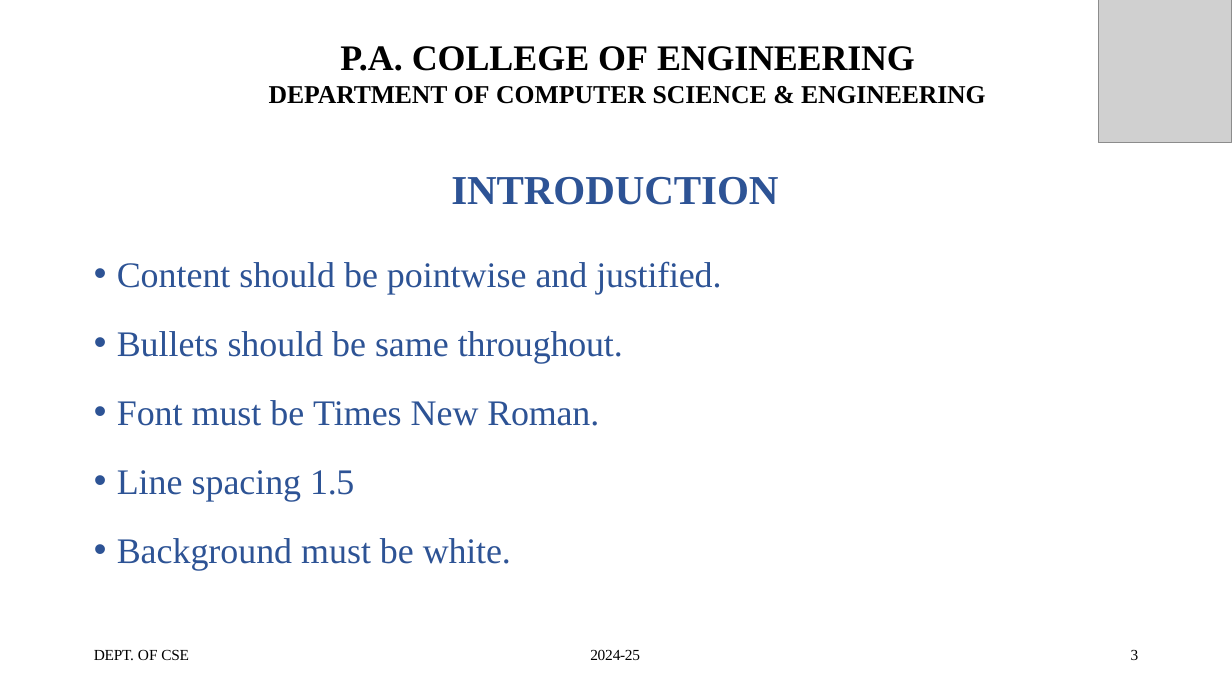
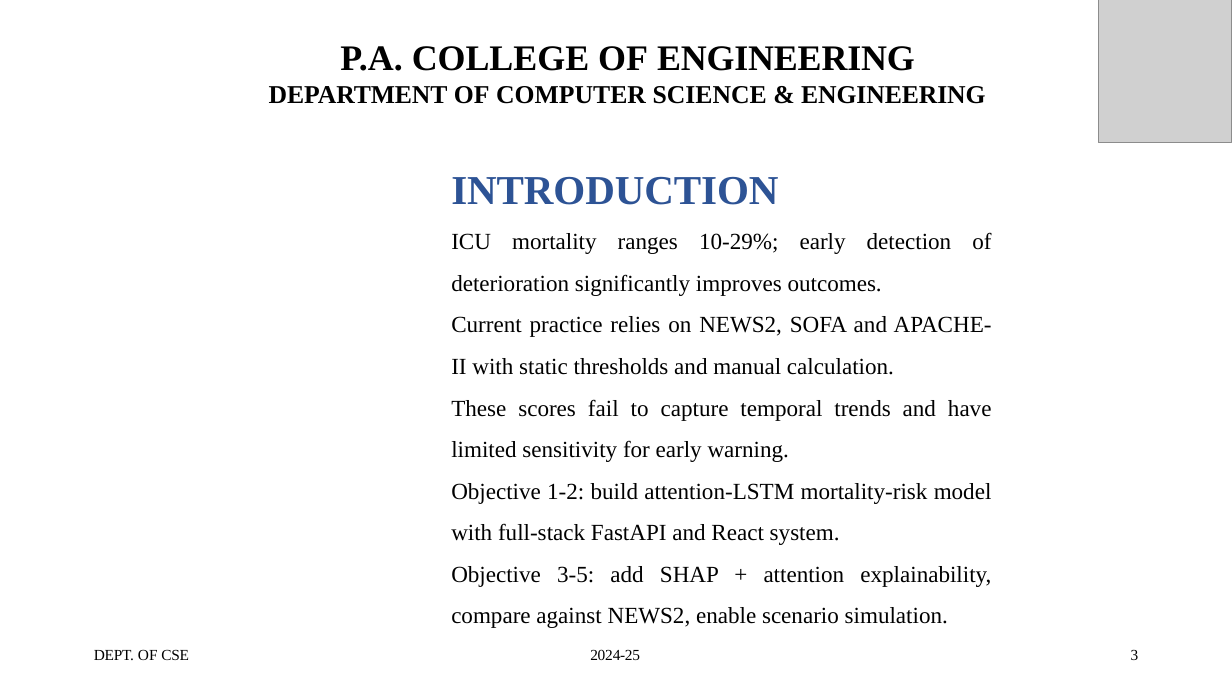
Before and after one commit to Fizan-Feroz/SynCura, a slide deck: slide 3 of ppt/PROJECT SYNOPSIS PPT-FORMAT_TRIMMED.pptx. Drawn at 1232x693 pixels with LibreOffice and Linux fonts; fonts in the diff are those of the drawing; grey boxes stand for pictures; background and template pictures are left out. Boxes give left, top, right and bottom in pixels: in the first picture for what was removed or moved away, otherwise in the second. Text is boxed around its words. In the diff, an @@ line names an element or a change of style, - is before the commit and + after.

```diff
--- a/ppt/PROJECT SYNOPSIS PPT-FORMAT_TRIMMED.pptx
+++ b/ppt/PROJECT SYNOPSIS PPT-FORMAT_TRIMMED.pptx
@@ text at (451, 232, 992, 583): text changed; size 28 to 18 pt; text colour #2D5395 to #000000 @@
-• Content should be pointwise and justified.
-• Bullets should be same throughout.
-• Font must be Times New Roman.
-• Line spacing 1.5
-• Background must be white.
+ICU mortality ranges 10-29%; early detection of deterioration significantly improves outcomes.
+Current practice relies on NEWS2, SOFA and APACHE-II with static thresholds and manual calculation.
+These scores fail to capture temporal trends and have limited sensitivity for early warning.
+Objective 1-2: build attention-LSTM mortality-risk model with full-stack FastAPI and React system.
+Objective 3-5: add SHAP + attention explainability, compare against NEWS2, enable scenario simulation.
```
Also in this commit, not shown: 5 other slides changed.
